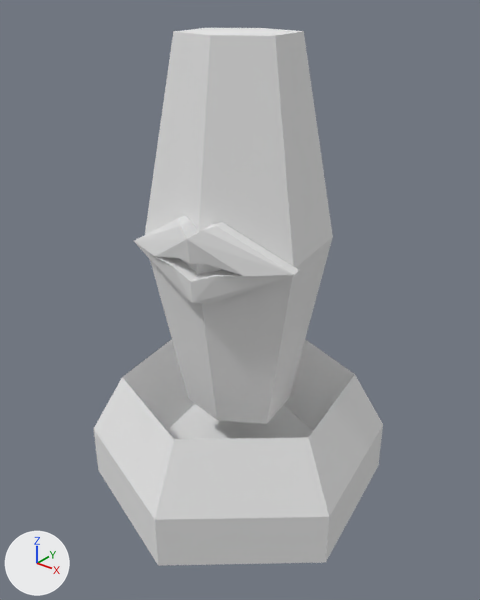
Before and after pictures for a commit that changed the Blender file Assets/Resources/Models/TurretBot.blend.
Before and after are seen from a camera (50 mm lens) standing at (5.3, -6.6, 7.09) and looking at (0.08, -0.07, 3.05). Every picture has the same lights, and +X, +Y and +Z are marked at lower left.

The first picture shows 'Firer', 'Turret'.
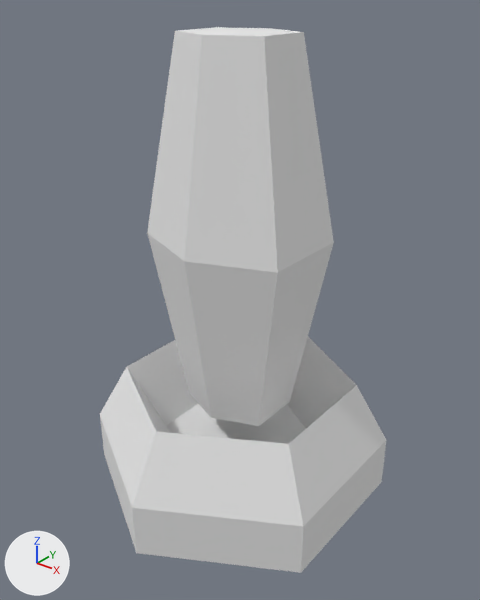
Where the newer file only moved an object's origin or applied its transform, the numbers keep the older frame.

What differs and where, as boxes (x1, y1, x2, y2) in the pictures (480 x 600 px):
'Turret', reshaped, turned, rescaled: before (94, 28, 383, 566); after (100, 27, 386, 573)
'Firer', mesh turned, reshaped (not visible afterwards): before (134, 215, 299, 304)

The change, as a diff of the scene's bpy script:
```diff
--- a/Assets/Resources/Models/TurretBot.blend.py
+++ b/Assets/Resources/Models/TurretBot.blend.py
@@ me_cylinder @@
 me_cylinder.from_pydata(...)  # 54 vertices, 34 faces; spans x -0.63..0.63, y -0.66..0.66, z 0.0..5.79
 # used by ob_turret; location = (0.0, 0.0, 0.0); scale = (3.38, 3.38, 1.12)
+# me_cylinder part 1: the whole mesh is multiplied about the mesh origin by the matrix ((3.375, 0.0, 0.0), (0.0, 3.375, 0.0), (0.0, 0.0, 1.125))
 me_cylinder.materials.append(mat_material)
@@ me_cylinder_001 @@
 me_cylinder_001.from_pydata(...)  # 36 vertices, 34 faces; spans x -0.309..0.383, y -0.37..-0.12, z 3.066..3.971
 # used by ob_firer; parent = ob_turret; location = (0.0, 0.0, 0.0); scale = (3.38, 3.38, 1.12)
+# me_cylinder_001 part 2: the whole mesh is turned -9.9 degrees about the z axis through the mesh origin
 me_cylinder_001.materials.append(mat_material)
@@ ob_turret @@
 ob_turret.location = (0.0, 0.0, 0.0)
-ob_turret.scale = (3.38, 3.38, 1.12)
+ob_turret.rotation_euler = (0.0, -0.000463, -0.172)  # degrees (0, 0, -10)
```
